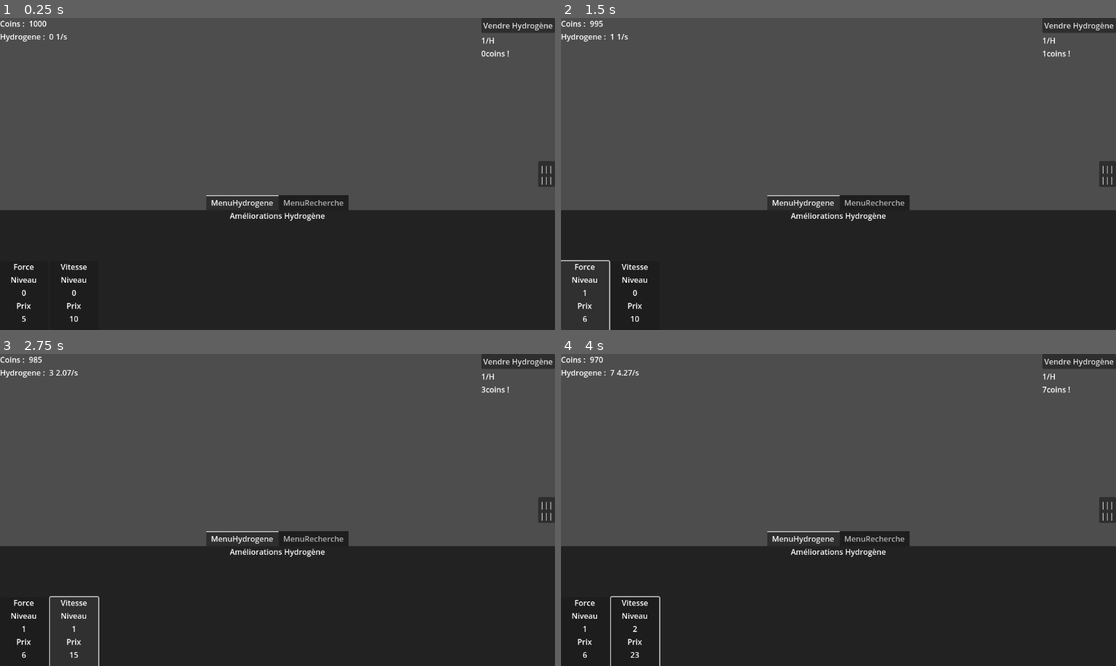
Above: before the commit, frames 1-4 (two rows, left to right).
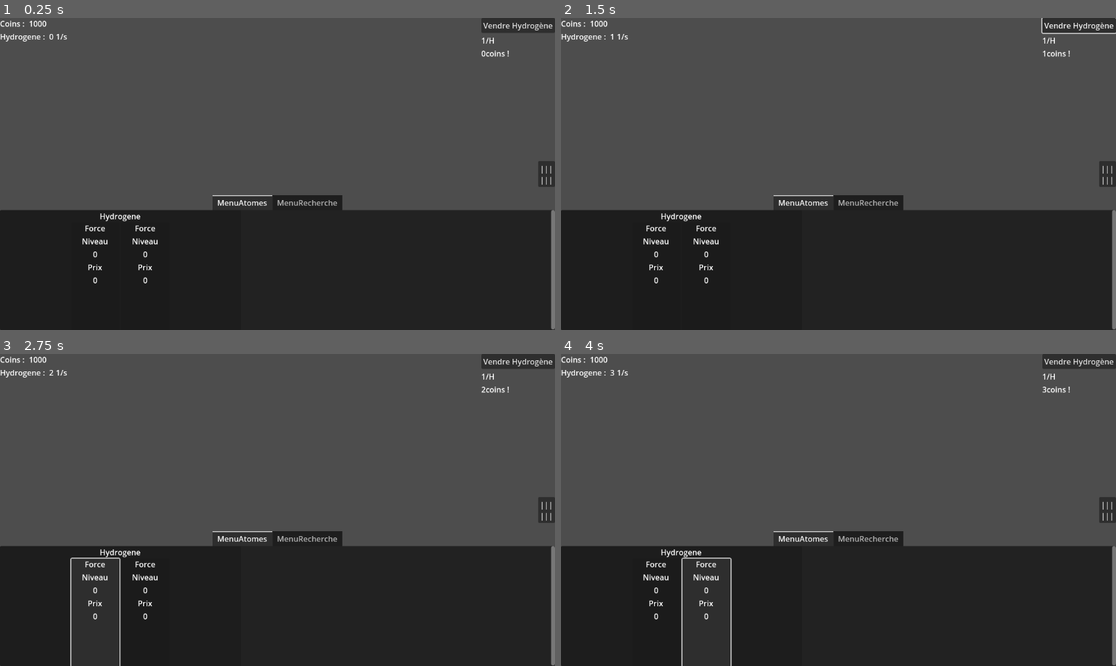
Above: after the commit, the same moments.

Repository: loquils/ASE
Game: Godot game, scene res://Game.tscn
Two runs of this game, one before a commit and one after it. Both use one fixed random seed, a clock stepped at 60 frames per second and the inputs below.
Inputs (mouse positions are in pixels of both pictures, inside the frame that each line leads up to):
- Up to frame 1 (0.25 s): no input
- Up to frame 2 (1.5 s): click "Vendre Hydrogène" at 0.5 s; click (583, 298) at 1.27 s
- Up to frame 3 (2.75 s): click (94, 612) at 2.02 s
- Up to frame 4 (4 s): click (633, 634) at 2.77 s; click (705, 612) at 3.52 s

The runs differ from the first frame. In frame 1, 1.5% of the frame differs, in the area x 2-100%, y 56-100%; in frame 2, 1.7%; in frame 3, 1.9%; in frame 4, 2.0%, in the area x 2-100%, y 0-100%.

Commit message:
Generation atome
Ajout de la classe atome simple, ajout classe attribut
Création auto des canvas et des bouton d'upgrade d'attributs
Reste à faire : faire les calculs dans la classe atome (pour pouvoir en sortir les resultats, ce sera plus simple :)
Mettre a jour les boutons d'upgrade (l'UI)

Diff:
--- /dev/null
+++ b/Game/ButtonAttribut.gd
@@ -0,0 +1,13 @@
+extends Button
+
+var Attribut
+
+func _set_var(attribut):
+	Attribut = attribut
+	$VBoxContainer/NomLabel.text = Attribut.Nom
+	$VBoxContainer/Niveau.text = str(Attribut.Niveau)
+	#$VBoxContainer/Prix.text = str(Attribut.Niveau)
+
+# Called when the node enters the scene tree for the first time.
+func _ready():
+	pressed.connect(RechercheClick.AttributButtonEventTrigger.bind(Attribut))
--- /dev/null
+++ b/Game/ButtonAttribut.tscn
@@ -0,0 +1,48 @@
+[gd_scene load_steps=2 format=3 uid="uid://b01t215unt2df"]
+
+[ext_resource type="Script" path="res://ButtonAttribut.gd" id="1_5dflx"]
+
+[node name="ButtonAttribut" type="Button"]
+custom_minimum_size = Vector2(100, 150)
+anchors_preset = 15
+anchor_right = 1.0
+anchor_bottom = 1.0
+offset_right = -1052.0
+offset_bottom = -498.0
+grow_horizontal = 2
+grow_vertical = 2
+script = ExtResource("1_5dflx")
+
+[node name="VBoxContainer" type="VBoxContainer" parent="."]
+layout_mode = 1
+anchors_preset = 15
+anchor_right = 1.0
+anchor_bottom = 1.0
+grow_horizontal = 2
+grow_vertical = 2
+
+[node name="NomLabel" type="Label" parent="VBoxContainer"]
+layout_mode = 2
+size_flags_vertical = 0
+text = "Force"
+horizontal_alignment = 1
+
+[node name="NiveauLabel" type="Label" parent="VBoxContainer"]
+layout_mode = 2
+text = "Niveau"
+horizontal_alignment = 1
+
+[node name="Niveau" type="Label" parent="VBoxContainer"]
+layout_mode = 2
+text = "0"
+horizontal_alignment = 1
+
+[node name="PrixLabel" type="Label" parent="VBoxContainer"]
+layout_mode = 2
+text = "Prix"
+horizontal_alignment = 1
+
+[node name="Prix" type="Label" parent="VBoxContainer"]
+layout_mode = 2
+text = "0"
+horizontal_alignment = 1
--- /dev/null
+++ b/Game/CanvasPresentationAttributs.gd
@@ -0,0 +1,23 @@
+extends Control
+
+var Atome
+var AttributBoutton = preload("res://ButtonAttribut.tscn")
+
+func _set_var(atome):
+	Atome = atome
+
+	$NomAtomeLabel.text = atome.Nom
+
+	for attribut in atome.NiveauxAttributs:
+		var newBouton = AttributBoutton.instantiate()
+		newBouton._set_var(atome.AttributForce)
+		$HBoxContainer.add_child(newBouton)
+
+# Called when the node enters the scene tree for the first time.
+func _ready():
+	pass # Replace with function body.
+
+
+# Called every frame. 'delta' is the elapsed time since the previous frame.
+func _process(delta):
+	pass
--- /dev/null
+++ b/Game/Classes/Atome.gd
@@ -0,0 +1,34 @@
+class_name Atome
+
+var AttributForce = AttributAtome.new("Force", 0, 1.2, 1.07, 5)
+
+var Nom
+
+var NiveauxAttributs
+var CoefficientsAchatAttributs
+var CoefficientsRapportAttributs
+
+var PrixBaseAmelioAttributs
+
+var PrixBaseVenteAtome
+
+var ApportAtome
+
+var AugmentationHydroForce
+var AugmentationHydroVitesse
+
+func _init(nom):
+	Nom = nom
+
+	NiveauxAttributs = {"Force" : 0, "Vitesse" : 0}
+	CoefficientsAchatAttributs = {"Force" : 1.2, "Vitesse" : 1.5}
+	CoefficientsRapportAttributs = {"Force" : 1.07, "Vitesse" : 1.10}
+
+	PrixBaseAmelioAttributs = {"Force" : 5, "Vitesse" : 10}
+
+	PrixBaseVenteAtome = 1.0
+
+	ApportAtome = 1.0
+
+	AugmentationHydroForce =  CoefficientsRapportAttributs["Force"] * NiveauxAttributs["Force"]
+	AugmentationHydroVitesse = CoefficientsRapportAttributs["Vitesse"] * NiveauxAttributs["Vitesse"]
--- /dev/null
+++ b/Game/Classes/AttributAtome.gd
@@ -0,0 +1,14 @@
+class_name AttributAtome
+
+var Nom
+var Niveau
+var CoefficientAchat
+var CoefficientsRapport
+var PrixBaseAmelio
+
+func _init(nom, niveau, coefficientAchat, coefficientsRapport, prixBaseAmelio):
+	Nom = nom
+	Niveau = niveau
+	CoefficientAchat = coefficientAchat
+	CoefficientsRapport = coefficientsRapport
+	PrixBaseAmelio = prixBaseAmelio
--- /dev/null
+++ b/Game/Design/CanvasPresentationAttributs.tscn
@@ -0,0 +1,43 @@
+[gd_scene load_steps=2 format=3 uid="uid://1fe5amq3ksma"]
+
+[ext_resource type="Script" path="res://CanvasPresentationAttributs.gd" id="1_bvg8u"]
+
+[node name="CanvasPresentationAttributs" type="Control"]
+custom_minimum_size = Vector2(500, 250)
+layout_mode = 3
+anchors_preset = 15
+anchor_right = 1.0
+anchor_bottom = 1.0
+offset_right = -652.0
+offset_bottom = -398.0
+grow_horizontal = 2
+grow_vertical = 2
+script = ExtResource("1_bvg8u")
+
+[node name="Panel" type="Panel" parent="."]
+layout_mode = 1
+anchors_preset = 15
+anchor_right = 1.0
+anchor_bottom = 1.0
+grow_horizontal = 2
+grow_vertical = 2
+mouse_filter = 2
+
+[node name="NomAtomeLabel" type="Label" parent="."]
+layout_mode = 1
+anchors_preset = 10
+anchor_right = 1.0
+offset_bottom = 26.0
+grow_horizontal = 2
+text = "NomAtome"
+horizontal_alignment = 1
+vertical_alignment = 1
+
+[node name="HBoxContainer" type="HBoxContainer" parent="."]
+custom_minimum_size = Vector2(500, 224)
+layout_mode = 2
+offset_top = 26.0
+offset_right = 500.0
+offset_bottom = 250.0
+size_flags_horizontal = 3
+alignment = 1
--- /dev/null
+++ b/Game/Design/themeTest.tres
@@ -0,0 +1,4 @@
+[gd_resource type="Theme" format=3 uid="uid://c2oksi2eb0sxy"]
+
+[resource]
+VBoxContainer/constants/separation = 32
--- a/Game/Game.gd
+++ b/Game/Game.gd
@@ -1,54 +1,31 @@
 extends Control
 
-var QuantiteesAtomes = {"Hydrogene" : 0}
-
-#Hydrogene
-var NiveauHydrogene
-var CoefficientsRapportHydrogene
-var CoefficientsAchatHydrogene
-var PrixBaseAmelioHydrogene
-var PrixBaseVenteHydrogene
-
-var ApportHydrogene
-
-var AugmentationHydroForce
-var AugmentationHydroVitesse
-
+var ListeAtomes
 
 func _ready():
-	PrixBaseVenteHydrogene = 1.0
-	NiveauHydrogene = {"Force" : 0, "Vitesse" : 0}
-
-	ApportHydrogene = 1
-
-	CoefficientsRapportHydrogene = {"Force" : 1.07, "Vitesse" : 1.10}
-	CoefficientsAchatHydrogene = {"Force" : 1.2, "Vitesse" : 1.5}
-
-	PrixBaseAmelioHydrogene = {"Force" : 5, "Vitesse" : 10}
-
-	AugmentationHydroForce =  CoefficientsRapportHydrogene["Force"] * NiveauHydrogene["Force"]
-	AugmentationHydroVitesse = CoefficientsRapportHydrogene["Vitesse"] * NiveauHydrogene["Vitesse"]
+	ListeAtomes = {"Hydrogene" : Atome.new("Hydrogene")}
 
 
 
 func _process(_delta):
+	var coin = ListeAtomes["Hydrogene"]
 	$ParticulesContainer/HBoxContainer/Coins.text = str(RessourceManager.Coins)
-	$ParticulesContainer/HBoxContainer2/Hydrogene.text = str(QuantiteesAtomes["Hydrogene"])
+	$ParticulesContainer/HBoxContainer2/Hydrogene.text = str(RessourceManager.QuantiteesAtomes["Hydrogene"])
 
-	$ParticulesContainer/HBoxContainer2/HydrogeneParSec.text = str(ApportHydrogene * (1 + AugmentationHydroForce + AugmentationHydroVitesse)) + "/s"
+	$ParticulesContainer/HBoxContainer2/HydrogeneParSec.text = str(coin.ApportAtome * (1 + coin.AugmentationHydroForce + coin.AugmentationHydroVitesse)) + "/s"
 
 	#Maj button amelio force
-	$MenuAllGame/MenuHydrogene/Panel/HBoxContainer/AmelioForce/VBoxContainer/Niveau.text = str(NiveauHydrogene["Force"])
-	var prix = round(PrixBaseAmelioHydrogene["Force"] * pow(CoefficientsAchatHydrogene["Force"], NiveauHydrogene["Force"]))
-	$MenuAllGame/MenuHydrogene/Panel/HBoxContainer/AmelioForce/VBoxContainer/Prix.text = str(prix)
+	$MenuAllGame/MenuAtomes/Panel/HBoxContainer/AmelioForce/VBoxContainer/Niveau.text = str(coin.NiveauxAttributs["Force"])
+	var prix = round(coin.PrixBaseAmelioAttributs["Force"] * pow(coin.CoefficientsAchatAttributs["Force"], coin.NiveauxAttributs["Force"]))
+	$MenuAllGame/MenuAtomes/Panel/HBoxContainer/AmelioForce/VBoxContainer/Prix.text = str(prix)
 	#Maj button amelio vitesse
-	$MenuAllGame/MenuHydrogene/Panel/HBoxContainer/AmelioVitesse/VBoxContainer/Niveau.text = str(NiveauHydrogene["Vitesse"])
-	var prixv = round(PrixBaseAmelioHydrogene["Vitesse"] * pow(CoefficientsAchatHydrogene["Vitesse"], NiveauHydrogene["Vitesse"]))
-	$MenuAllGame/MenuHydrogene/Panel/HBoxContainer/AmelioVitesse/VBoxContainer/Prix.text = str(prixv)
+	$MenuAllGame/MenuAtomes/Panel/HBoxContainer/AmelioVitesse/VBoxContainer/Niveau.text = str(coin.NiveauxAttributs["Vitesse"])
+	var prixv = round(coin.PrixBaseAmelioAttributs["Vitesse"] * pow(coin.CoefficientsAchatAttributs["Vitesse"], coin.NiveauxAttributs["Vitesse"]))
+	$MenuAllGame/MenuAtomes/Panel/HBoxContainer/AmelioVitesse/VBoxContainer/Prix.text = str(prixv)
 	#Maj Ui vente
-	var PrixVenteHydrogene = PrixBaseVenteHydrogene * (1 + $MenuAllGame/MenuRecherche.CurrentBonusesResearches["PrixHydrogenePerCent"])
+	var PrixVenteHydrogene = coin.PrixBaseVenteAtome * (1 + $MenuAllGame/MenuRecherche.CurrentBonusesResearches["PrixHydrogenePerCent"])
 	$VBoxVente/ValeurHydrogeneLabel.text = str(PrixVenteHydrogene) + "/H"
-	$VBoxVente/ValeurVenteLabel.text = str(PrixVenteHydrogene * QuantiteesAtomes["Hydrogene"]) + "coins !"
+	$VBoxVente/ValeurVenteLabel.text = str(PrixVenteHydrogene * RessourceManager.QuantiteesAtomes["Hydrogene"]) + "coins !"
 
 
 func _on_bouton_menu_pressed():
@@ -56,27 +33,31 @@
 
 
 func _on_main_timer_timeout():
-	AugmentationHydroForce = CoefficientsRapportHydrogene["Force"] * NiveauHydrogene["Force"]
-	AugmentationHydroVitesse = CoefficientsRapportHydrogene["Vitesse"] * NiveauHydrogene["Vitesse"]
-	QuantiteesAtomes["Hydrogene"] += round(ApportHydrogene * (1 + AugmentationHydroForce + AugmentationHydroVitesse))
+	var coin = ListeAtomes["Hydrogene"]
+	coin.AugmentationHydroForce = coin.CoefficientsRapportAttributs["Force"] * coin.NiveauxAttributs["Force"]
+	coin.AugmentationHydroVitesse = coin.CoefficientsRapportAttributs["Vitesse"] * coin.NiveauxAttributs["Vitesse"]
+	RessourceManager.QuantiteesAtomes["Hydrogene"] += round(coin.ApportAtome * (1 + coin.AugmentationHydroForce + coin.AugmentationHydroVitesse))
 
 
 
 func _on_amelio_force_pressed():
-	var prix = round(PrixBaseAmelioHydrogene["Force"] * pow(CoefficientsAchatHydrogene["Force"], NiveauHydrogene["Force"]))
+	var coin = ListeAtomes["Hydrogene"]
+	var prix = round(coin.PrixBaseAmelioAttributs["Force"] * pow(coin.CoefficientsAchatAttributs["Force"], coin.NiveauxAttributs["Force"]))
 	if RessourceManager.Coins >= prix:
 		RessourceManager.Coins -= prix
-		NiveauHydrogene["Force"] += 1
+		coin.NiveauxAttributs["Force"] += 1
 
 
 func _on_amelio_vitesse_pressed():
-	var prix = round(PrixBaseAmelioHydrogene["Vitesse"] * pow(CoefficientsAchatHydrogene["Vitesse"], NiveauHydrogene["Vitesse"]))
+	var coin = ListeAtomes["Hydrogene"]
+	var prix = round(coin.PrixBaseAmelioAttributs["Vitesse"] * pow(coin.CoefficientsAchatAttributs["Vitesse"], coin.NiveauxAttributs["Vitesse"]))
 	if RessourceManager.Coins >= prix:
 		RessourceManager.Coins -= prix
-		NiveauHydrogene["Vitesse"] += 1
+		coin.NiveauxAttributs["Vitesse"] += 1
 
 
 func _on_button_vendre_pressed():
-	var PrixVenteHydrogene = PrixBaseVenteHydrogene * (1.0 + $MenuAllGame/MenuRecherche.CurrentBonusesResearches["PrixHydrogenePerCent"])
-	RessourceManager.Coins += PrixVenteHydrogene * QuantiteesAtomes["Hydrogene"]
-	QuantiteesAtomes["Hydrogene"] = 0
+	var coin = ListeAtomes["Hydrogene"]
+	var PrixVenteHydrogene = coin.PrixBaseVenteAtome * (1.0 + $MenuAllGame/MenuRecherche.CurrentBonusesResearches["PrixHydrogenePerCent"])
+	RessourceManager.Coins += PrixVenteHydrogene * RessourceManager.QuantiteesAtomes["Hydrogene"]
+	RessourceManager.QuantiteesAtomes["Hydrogene"] = 0
--- a/Game/Game.tscn
+++ b/Game/Game.tscn
@@ -1,7 +1,8 @@
-[gd_scene load_steps=3 format=3 uid="uid://jwctjc5cvudy"]
+[gd_scene load_steps=4 format=3 uid="uid://jwctjc5cvudy"]
 
 [ext_resource type="Script" path="res://Game.gd" id="1_324jq"]
 [ext_resource type="Script" path="res://MenuRecherche.gd" id="2_e2vmt"]
+[ext_resource type="Script" path="res://MenuAtomes.gd" id="2_u5aa5"]
 
 [node name="Game" type="Control"]
 layout_mode = 3
@@ -90,112 +91,119 @@
 grow_vertical = 0
 tab_alignment = 1
 
-[node name="MenuHydrogene" type="Control" parent="MenuAllGame"]
-layout_mode = 2
-
-[node name="Panel" type="Panel" parent="MenuAllGame/MenuHydrogene"]
-layout_mode = 1
-anchors_preset = 15
-anchor_right = 1.0
-anchor_bottom = 1.0
-grow_horizontal = 2
-grow_vertical = 2
-
-[node name="Label" type="Label" parent="MenuAllGame/MenuHydrogene/Panel"]
-layout_mode = 1
-anchors_preset = 10
-anchor_right = 1.0
-offset_bottom = 26.0
-grow_horizontal = 2
-text = "Améliorations Hydrogène"
-horizontal_alignment = 1
-
-[node name="HBoxContainer" type="HBoxContainer" parent="MenuAllGame/MenuHydrogene/Panel"]
+[node name="MenuAtomes" type="Control" parent="MenuAllGame"]
+layout_mode = 2
+script = ExtResource("2_u5aa5")
+
+[node name="Panel" type="Panel" parent="MenuAllGame/MenuAtomes"]
+layout_mode = 1
+anchors_preset = 15
+anchor_right = 1.0
+anchor_bottom = 1.0
+grow_horizontal = 2
+grow_vertical = 2
+
+[node name="HBoxContainer" type="HBoxContainer" parent="MenuAllGame/MenuAtomes/Panel"]
 layout_mode = 1
 anchors_preset = 12
 anchor_top = 1.0
 anchor_right = 1.0
 anchor_bottom = 1.0
-offset_top = -143.0
-offset_bottom = 7.0
+offset_top = -149.0
+offset_bottom = 1.0
 grow_horizontal = 2
 grow_vertical = 0
 
-[node name="AmelioForce" type="Button" parent="MenuAllGame/MenuHydrogene/Panel/HBoxContainer"]
+[node name="AmelioForce" type="Button" parent="MenuAllGame/MenuAtomes/Panel/HBoxContainer"]
+visible = false
 custom_minimum_size = Vector2(100, 0)
 layout_mode = 2
 
-[node name="VBoxContainer" type="VBoxContainer" parent="MenuAllGame/MenuHydrogene/Panel/HBoxContainer/AmelioForce"]
-layout_mode = 1
-anchors_preset = 15
-anchor_right = 1.0
-anchor_bottom = 1.0
-grow_horizontal = 2
-grow_vertical = 2
-
-[node name="ForceLabel" type="Label" parent="MenuAllGame/MenuHydrogene/Panel/HBoxContainer/AmelioForce/VBoxContainer"]
+[node name="VBoxContainer" type="VBoxContainer" parent="MenuAllGame/MenuAtomes/Panel/HBoxContainer/AmelioForce"]
+layout_mode = 1
+anchors_preset = 15
+anchor_right = 1.0
+anchor_bottom = 1.0
+grow_horizontal = 2
+grow_vertical = 2
+
+[node name="ForceLabel" type="Label" parent="MenuAllGame/MenuAtomes/Panel/HBoxContainer/AmelioForce/VBoxContainer"]
 layout_mode = 2
 size_flags_vertical = 0
 text = "Force"
 horizontal_alignment = 1
 
-[node name="NiveauLabel" type="Label" parent="MenuAllGame/MenuHydrogene/Panel/HBoxContainer/AmelioForce/VBoxContainer"]
+[node name="NiveauLabel" type="Label" parent="MenuAllGame/MenuAtomes/Panel/HBoxContainer/AmelioForce/VBoxContainer"]
 layout_mode = 2
 text = "Niveau"
 horizontal_alignment = 1
 
-[node name="Niveau" type="Label" parent="MenuAllGame/MenuHydrogene/Panel/HBoxContainer/AmelioForce/VBoxContainer"]
-layout_mode = 2
-text = "0"
-horizontal_alignment = 1
-
-[node name="PrixLabel" type="Label" parent="MenuAllGame/MenuHydrogene/Panel/HBoxContainer/AmelioForce/VBoxContainer"]
+[node name="Niveau" type="Label" parent="MenuAllGame/MenuAtomes/Panel/HBoxContainer/AmelioForce/VBoxContainer"]
+layout_mode = 2
+text = "0"
+horizontal_alignment = 1
+
+[node name="PrixLabel" type="Label" parent="MenuAllGame/MenuAtomes/Panel/HBoxContainer/AmelioForce/VBoxContainer"]
 layout_mode = 2
 text = "Prix"
 horizontal_alignment = 1
 
-[node name="Prix" type="Label" parent="MenuAllGame/MenuHydrogene/Panel/HBoxContainer/AmelioForce/VBoxContainer"]
-layout_mode = 2
-text = "0"
-horizontal_alignment = 1
-
-[node name="AmelioVitesse" type="Button" parent="MenuAllGame/MenuHydrogene/Panel/HBoxContainer"]
+[node name="Prix" type="Label" parent="MenuAllGame/MenuAtomes/Panel/HBoxContainer/AmelioForce/VBoxContainer"]
+layout_mode = 2
+text = "0"
+horizontal_alignment = 1
+
+[node name="AmelioVitesse" type="Button" parent="MenuAllGame/MenuAtomes/Panel/HBoxContainer"]
+visible = false
 custom_minimum_size = Vector2(100, 0)
 layout_mode = 2
 
-[node name="VBoxContainer" type="VBoxContainer" parent="MenuAllGame/MenuHydrogene/Panel/HBoxContainer/AmelioVitesse"]
-layout_mode = 1
-anchors_preset = 15
-anchor_right = 1.0
-anchor_bottom = 1.0
-grow_horizontal = 2
-grow_vertical = 2
-
-[node name="VitesseLabel" type="Label" parent="MenuAllGame/MenuHydrogene/Panel/HBoxContainer/AmelioVitesse/VBoxContainer"]
+[node name="VBoxContainer" type="VBoxContainer" parent="MenuAllGame/MenuAtomes/Panel/HBoxContainer/AmelioVitesse"]
+layout_mode = 1
+anchors_preset = 15
+anchor_right = 1.0
+anchor_bottom = 1.0
+grow_horizontal = 2
+grow_vertical = 2
+
+[node name="VitesseLabel" type="Label" parent="MenuAllGame/MenuAtomes/Panel/HBoxContainer/AmelioVitesse/VBoxContainer"]
 layout_mode = 2
 size_flags_vertical = 0
 text = "Vitesse"
 horizontal_alignment = 1
 
-[node name="NiveauLabel" type="Label" parent="MenuAllGame/MenuHydrogene/Panel/HBoxContainer/AmelioVitesse/VBoxContainer"]
+[node name="NiveauLabel" type="Label" parent="MenuAllGame/MenuAtomes/Panel/HBoxContainer/AmelioVitesse/VBoxContainer"]
 layout_mode = 2
 text = "Niveau"
 horizontal_alignment = 1
 
-[node name="Niveau" type="Label" parent="MenuAllGame/MenuHydrogene/Panel/HBoxContainer/AmelioVitesse/VBoxContainer"]
-layout_mode = 2
-text = "0"
-horizontal_alignment = 1
-
-[node name="PrixLabel" type="Label" parent="MenuAllGame/MenuHydrogene/Panel/HBoxContainer/AmelioVitesse/VBoxContainer"]
+[node name="Niveau" type="Label" parent="MenuAllGame/MenuAtomes/Panel/HBoxContainer/AmelioVitesse/VBoxContainer"]
+layout_mode = 2
+text = "0"
+horizontal_alignment = 1
+
+[node name="PrixLabel" type="Label" parent="MenuAllGame/MenuAtomes/Panel/HBoxContainer/AmelioVitesse/VBoxContainer"]
 layout_mode = 2
 text = "Prix"
 horizontal_alignment = 1
 
-[node name="Prix" type="Label" parent="MenuAllGame/MenuHydrogene/Panel/HBoxContainer/AmelioVitesse/VBoxContainer"]
-layout_mode = 2
-text = "0"
-horizontal_alignment = 1
+[node name="Prix" type="Label" parent="MenuAllGame/MenuAtomes/Panel/HBoxContainer/AmelioVitesse/VBoxContainer"]
+layout_mode = 2
+text = "0"
+horizontal_alignment = 1
+
+[node name="ScrollContainer" type="ScrollContainer" parent="MenuAllGame/MenuAtomes"]
+layout_mode = 1
+anchors_preset = 15
+anchor_right = 1.0
+anchor_bottom = 1.0
+grow_horizontal = 2
+grow_vertical = 2
+
+[node name="HBoxContainer" type="HBoxContainer" parent="MenuAllGame/MenuAtomes/ScrollContainer"]
+custom_minimum_size = Vector2(1152, 250)
+layout_mode = 2
+size_flags_horizontal = 3
 
 [node name="MenuRecherche" type="Control" parent="MenuAllGame"]
 visible = false
@@ -235,5 +243,5 @@
 [connection signal="pressed" from="VBoxVente/ButtonVendre" to="." method="_on_button_vendre_pressed"]
 [connection signal="pressed" from="BoutonMenu" to="." method="_on_bouton_menu_pressed"]
 [connection signal="toggled" from="BoutonMenu" to="." method="_on_bouton_menu_toggled"]
-[connection signal="pressed" from="MenuAllGame/MenuHydrogene/Panel/HBoxContainer/AmelioForce" to="." method="_on_amelio_force_pressed"]
-[connection signal="pressed" from="MenuAllGame/MenuHydrogene/Panel/HBoxContainer/AmelioVitesse" to="." method="_on_amelio_vitesse_pressed"]
+[connection signal="pressed" from="MenuAllGame/MenuAtomes/Panel/HBoxContainer/AmelioForce" to="." method="_on_amelio_force_pressed"]
+[connection signal="pressed" from="MenuAllGame/MenuAtomes/Panel/HBoxContainer/AmelioVitesse" to="." method="_on_amelio_vitesse_pressed"]
--- /dev/null
+++ b/Game/MenuAtomes.gd
@@ -0,0 +1,25 @@
+extends Control
+
+var CanvasPresentation = preload("res://Design/CanvasPresentationAttributs.tscn")
+
+var ListeAtomes
+
+# Called when the node enters the scene tree for the first time.
+func _ready():
+	#On connecte ici l'appuie du bouton lors de l'achat d'un attribut
+	RechercheClick.connect("Attribut_button_pressed", AchatAttributButtonPressed)
+
+	ListeAtomes = {"Hydrogene" : Atome.new("Hydrogene")}
+
+	#Il faut générer un canvas de présentation avec Nom, et une liste de boutons
+	for atomeNom in ListeAtomes:
+		var newAtomeCanvas = CanvasPresentation.instantiate()
+		newAtomeCanvas._set_var(ListeAtomes[atomeNom])
+		$ScrollContainer/HBoxContainer.add_child(newAtomeCanvas)
+
+# Called every frame. 'delta' is the elapsed time since the previous frame.
+func _process(delta):
+	pass
+
+func AchatAttributButtonPressed(attribut):
+	print(attribut.Nom)
--- a/Game/RessourceManager.gd
+++ b/Game/RessourceManager.gd
@@ -1,6 +1,8 @@
 extends Node
 
 var Coins
+var QuantiteesAtomes = {"Hydrogene" : 0}
+
 
 # Called when the node enters the scene tree for the first time.
 func _ready():
@@ -8,5 +10,5 @@
 
 
 # Called every frame. 'delta' is the elapsed time since the previous frame.
-func _process(delta):
-	pass
+#func _process(delta):
+#	pass
--- a/Game/rechercheClick.gd
+++ b/Game/rechercheClick.gd
@@ -1,6 +1,10 @@
 extends Node
 
 signal Research_button_pressed(recherche)
+signal Attribut_button_pressed(atome)
 
 func RechercheButtonEventTrigger(recherche):
 	Research_button_pressed.emit(recherche)
+
+func AttributButtonEventTrigger(attribut):
+	Attribut_button_pressed.emit(attribut)
